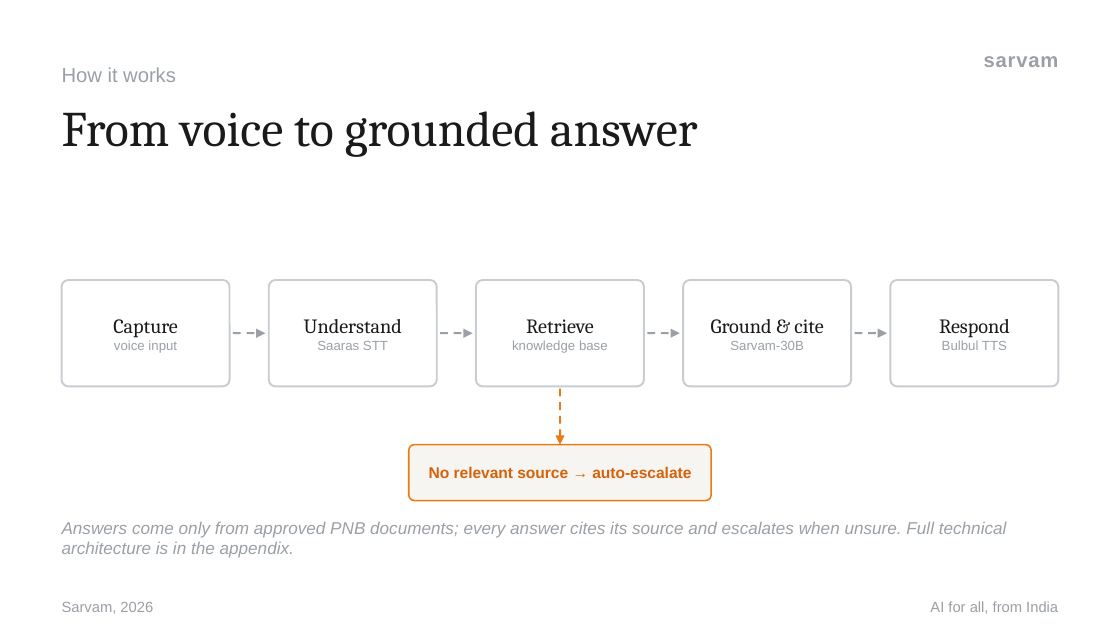
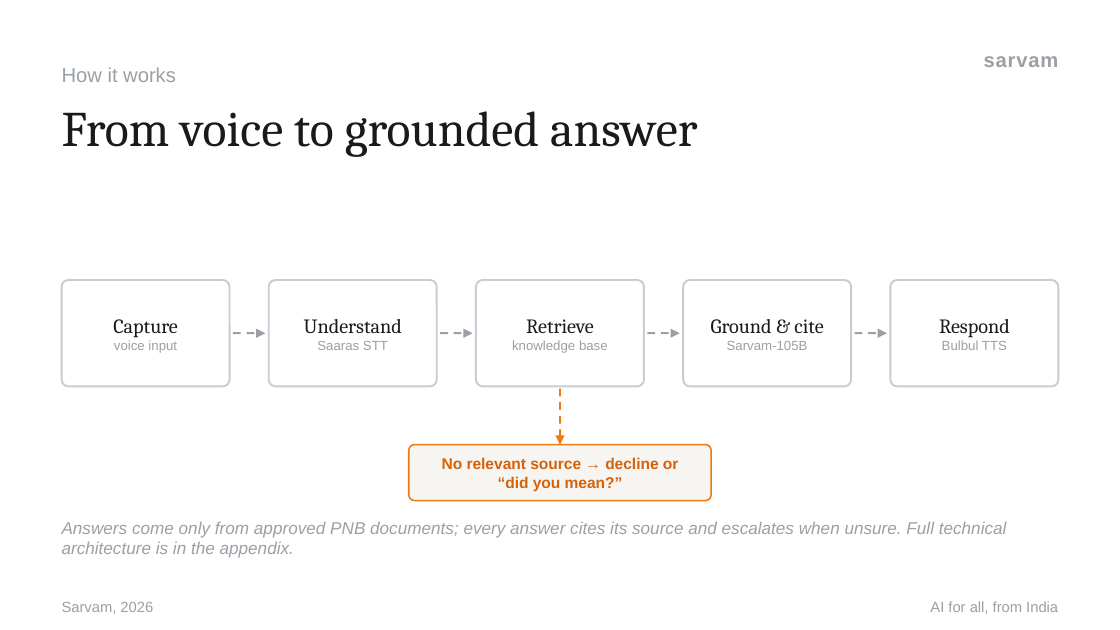
Before and after one commit to vihb09/pnb-sahayak, a slide deck: slide 10 of docs/decks/PNB-Sahayak-Business-Case-and-Architecture.pptx (slide 7 before the commit). Drawn at 1120x630 pixels with LibreOffice and Linux fonts; fonts in the diff are those of the drawing. Boxes give left, top, right and bottom in pixels: in the first picture for what was removed or moved away, otherwise in the second. Text is boxed around its words. In the diff, an @@ line names an element or a change of style, - is before the commit and + after.

```diff
--- a/docs/decks/PNB-Sahayak-Business-Case-and-Architecture.pptx
+++ b/docs/decks/PNB-Sahayak-Business-Case-and-Architecture.pptx
@@ text at (x1=727, y1=341, x2=808, y2=350): text changed @@
-Sarvam-30B
+Sarvam-105B
@@ text at (x1=442, y1=457, x2=679, y2=491): text changed @@
-No relevant source → auto-escalate
+No relevant source → decline or “did you mean?”
```
Also in this commit, not shown: 9 other slides changed, 3 slides added, 8 other files.
